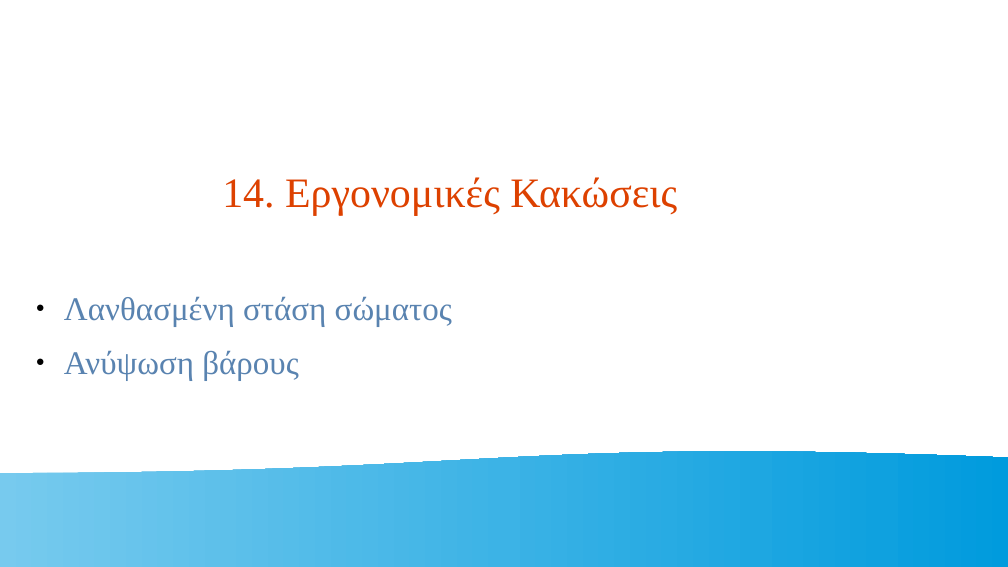
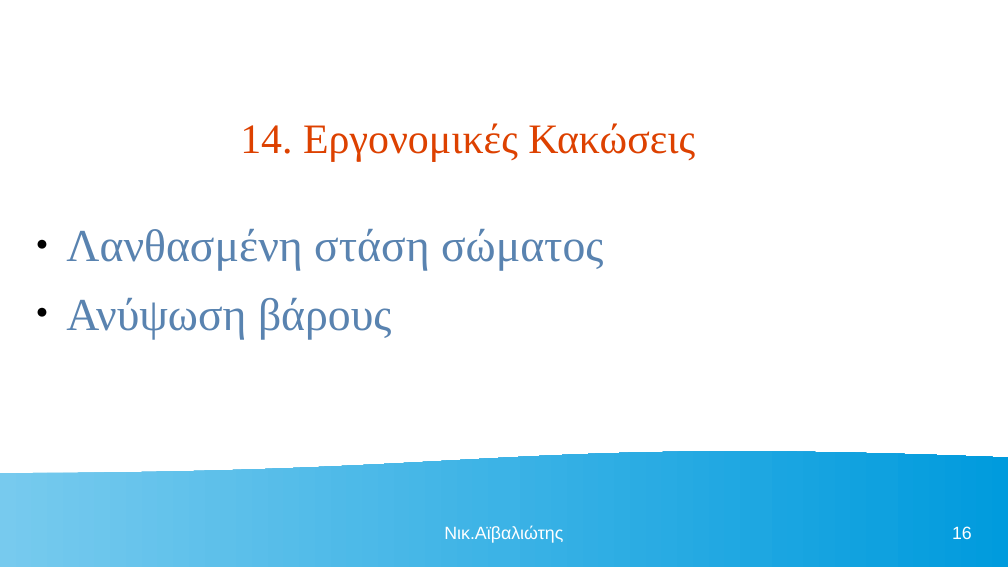
Before and after one commit to nickaiva/epas, a slide deck: slide 16 of ΠΕΡΙΒΑΛΛΟΝ ΕΡΓΑΣΙΑΣ.odp. Drawn at 1008x567 pixels with LibreOffice and Linux fonts; fonts in the diff are those of the drawing. Boxes give left, top, right and bottom in pixels: in the first picture for what was removed or moved away, otherwise in the second. Text is boxed around its words. In the diff, an @@ line names an element or a change of style, - is before the commit and + after.

```diff
--- a/ΠΕΡΙΒΑΛΛΟΝ ΕΡΓΑΣΙΑΣ.odp
+++ b/ΠΕΡΙΒΑΛΛΟΝ ΕΡΓΑΣΙΑΣ.odp
@@ title "14. Εργονομικές Κακώσεις" moved from (x1=222, y1=177, x2=677, y2=215) to (x1=240, y1=123, x2=695, y2=161) @@
@@ text "Λανθασμένη στάση σώματος" moved from (x1=64, y1=296, x2=452, y2=381) to (x1=66, y1=229, x2=603, y2=339) @@
@@ text "Λανθασμένη στάση σώματος" at (x1=66, y1=229, x2=603, y2=339): size 26 to 36 pt @@
@@ text added at (x1=444, y1=526, x2=563, y2=543), 14 pt, text #FFFFFF @@
+Νικ.Αϊβαλιώτης
@@ page number added at (x1=952, y1=526, x2=972, y2=539), 14 pt, text #FFFFFF @@
+16
```
Also in this commit, not shown: 23 other slides changed, 24 slides added, 1 other file.
